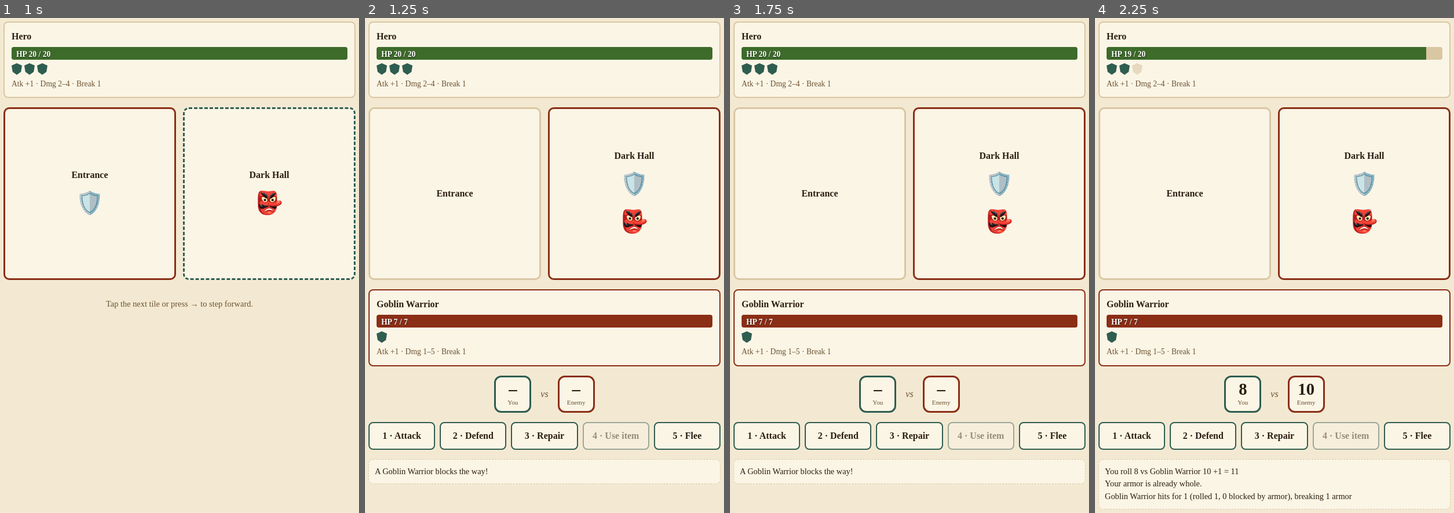
Above: before the commit, frames 1-4 (left to right).
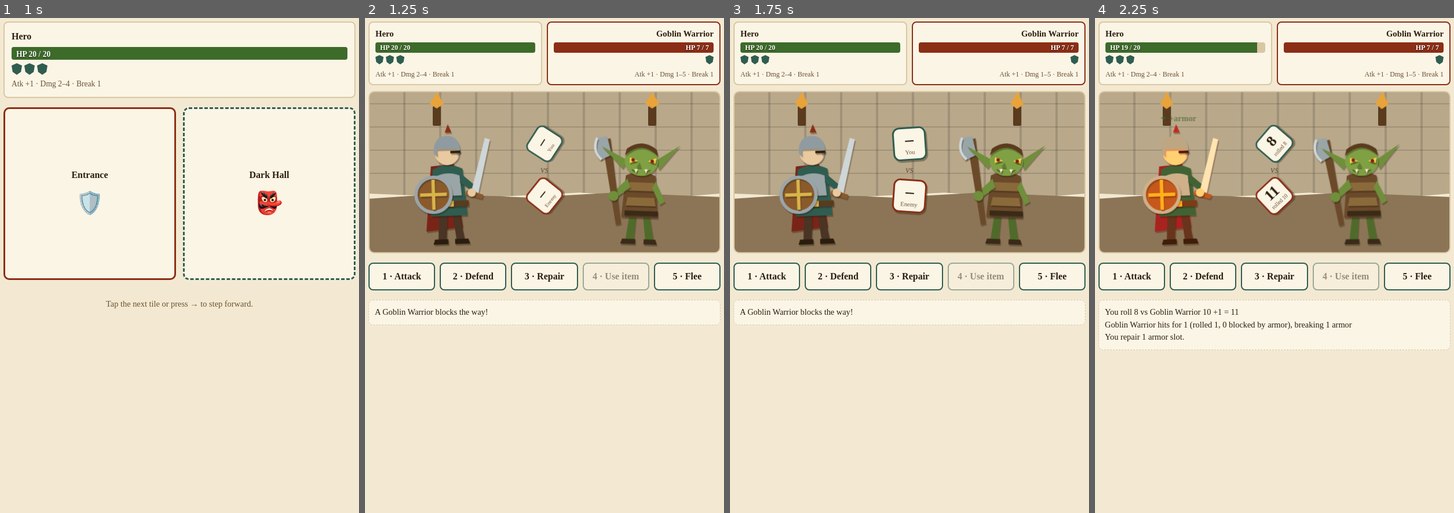
Above: after the commit, the same moments.

Repository: Wut-Lab/Dungeon-10
Game: browser game, page index.html
The game is run twice, just before and just after one commit, with the same random seed, the same clock (stepped at 60 frames per second) and the same inputs.
Inputs:
- Up to frame 1 (1 s): click "Tap to begin your quest" at 0.27 s
- Up to frame 2 (1.25 s): hold Right from 1.03 s (still down)
- Up to frame 3 (1.75 s): release Right at 1.53 s; hold Right from 1.58 s (still down)
- Up to frame 4 (2.25 s): keep holding Right; click "3 · Repair" at 2.02 s

Frame 1 is identical in both runs. In frame 2, 41% of the frame differs, in the area x 0-100%, y 0-95%; in frame 3, 41%; in frame 4, 42%, in the area x 0-100%, y 0-100%.

Commit message:
Combat screen with paper-cutout hero and Goblin Warrior; repair after the hit
Face-off layout: stat panels side by side, dungeon backdrop with torches,
both fighters drawn as layered paper shapes, dice between them.
Lunge, hurt and repair animations (off with reduced motion).
Repair now resolves at the end of the round so it always restores at
least 1 slot.

Co-Authored-By: Claude Opus 5.5 <noreply@anthropic.com>
Claude-Session: https://claude.ai/code/session_013BExePevm9JAB9t41chAoh

Diff:
--- /dev/null
+++ b/art.js
@@ -0,0 +1,48 @@
+// Paper-cutout character art. Each piece is a flat shape; CSS adds the paper shadow.
+// viewBox 0 0 120 160, standing on y=156. Hero faces right, enemies face left.
+const ART = {
+  hero: `<svg viewBox="0 0 120 160" class="paper" role="img" aria-label="The hero">
+  <path d="M38 62 L30 140 L74 136 L66 60 Z" fill="#7a2418"/>
+  <path d="M46 118 L44 152 L54 152 L56 118 Z" fill="#4a3424"/>
+  <path d="M62 118 L66 152 L76 152 L70 118 Z" fill="#4a3424"/>
+  <path d="M40 150 h16 v6 h-18 Z M64 150 h16 l2 6 h-18 Z" fill="#2b1d0e"/>
+  <path d="M40 66 Q58 56 76 66 L80 122 L36 122 Z" fill="#2f5d50"/>
+  <path d="M44 74 Q58 68 72 74 L74 98 L42 98 Z" fill="#9aa5a8"/>
+  <path d="M38 104 h44 v7 h-44 Z" fill="#5a3b1e"/><rect x="56" y="104" width="8" height="7" fill="#d9b44a"/>
+  <path d="M74 72 L92 88 L88 94 L72 82 Z" fill="#2f5d50"/>
+  <path d="M86 92 L104 30 L110 32 L94 96 Z" fill="#cfd6d8"/>
+  <path d="M80 92 L100 98 L98 103 L78 97 Z" fill="#8a5a2b"/>
+  <circle cx="86" cy="95" r="5" fill="#e8c9a0"/>
+  <circle cx="58" cy="46" r="15" fill="#e8c9a0"/>
+  <path d="M42 46 Q42 26 58 26 Q74 26 74 46 L70 50 L70 42 L46 42 L46 50 Z" fill="#8f9ba0"/>
+  <path d="M56 22 L60 12 L64 22 Z" fill="#8b2e16"/>
+  <path d="M62 44 h12 v3 h-12 Z" fill="#2b1d0e"/>
+  <circle cx="40" cy="96" r="21" fill="#8a5a2b"/>
+  <circle cx="40" cy="96" r="21" fill="none" stroke="#9aa5a8" stroke-width="4"/>
+  <path d="M40 78 L40 114 M24 96 L56 96" stroke="#d9b44a" stroke-width="4"/>
+  </svg>`,
+
+  goblinWarrior: `<svg viewBox="0 0 120 160" class="paper" role="img" aria-label="Goblin Warrior">
+  <path d="M50 120 L46 152 L56 152 L58 120 Z" fill="#4f6b2a"/>
+  <path d="M66 120 L70 152 L80 152 L74 120 Z" fill="#4f6b2a"/>
+  <path d="M42 150 h16 v6 h-18 Z M68 150 h14 l2 6 h-16 Z" fill="#3a2a18"/>
+  <path d="M44 74 Q62 64 80 74 L84 124 L40 124 Z" fill="#6b4a2a"/>
+  <path d="M48 82 L78 82 L80 92 L46 92 Z M47 100 L79 100 L81 110 L45 110 Z" fill="#8a6a3a"/>
+  <path d="M44 116 h40 v6 h-40 Z" fill="#3a2a18"/>
+  <path d="M46 78 L28 96 L32 102 L50 88 Z" fill="#6f8f3a"/>
+  <path d="M14 34 L24 30 L40 132 L34 134 Z" fill="#6b4a2a"/>
+  <path d="M8 30 Q2 46 14 56 L26 50 L20 28 Z" fill="#9aa5a8"/>
+  <path d="M8 30 Q2 46 14 56" fill="none" stroke="#cfd6d8" stroke-width="3"/>
+  <circle cx="30" cy="99" r="6" fill="#6f8f3a"/>
+  <path d="M80 80 L92 104 L86 108 L76 88 Z" fill="#6f8f3a"/>
+  <path d="M46 56 L14 40 L40 66 Z" fill="#6f8f3a"/>
+  <path d="M78 56 L108 36 L84 66 Z" fill="#6f8f3a"/>
+  <ellipse cx="62" cy="56" rx="20" ry="18" fill="#7fa043"/>
+  <path d="M42 50 Q62 30 82 50 L80 42 Q62 28 44 42 Z" fill="#5a3b1e"/>
+  <path d="M48 52 l10 4 -10 3 Z" fill="#f2d14a"/><circle cx="52" cy="55" r="2" fill="#8b1a10"/>
+  <path d="M70 56 l10 -4 -1 7 Z" fill="#f2d14a"/><circle cx="75" cy="56" r="2" fill="#8b1a10"/>
+  <path d="M50 66 Q62 74 74 66 L72 68 Q62 72 52 68 Z" fill="#2b1d0e"/>
+  <path d="M54 66 l2 5 2 -5 Z M66 66 l2 5 2 -5 Z" fill="#f3e9d2"/>
+  <path d="M60 58 l-4 6 h6 Z" fill="#5f7f2f"/>
+  </svg>`,
+};
--- a/data.js
+++ b/data.js
@@ -11,7 +11,7 @@
 
 // Enemies. abilities: 'hasty' = Hasty Attack (wins a tie where both drop to 0).
 const ENEMIES = {
-  goblinWarrior: { name: 'Goblin Warrior', icon: '👺', hp: 7, attack: 1, damage: [1, 5], armorBreak: 1, armor: 1, abilities: [] },
+  goblinWarrior: { name: 'Goblin Warrior', icon: '👺', art: 'goblinWarrior', hp: 7, attack: 1, damage: [1, 5], armorBreak: 1, armor: 1, abilities: [] },
 };
 
 // The test map: two tiles.
--- a/game.js
+++ b/game.js
@@ -23,6 +23,7 @@
   const t = TILES[state.pos];
   if (t.kind === 'fight' && !state.cleared.has(state.pos)) {
     state.foe = makeUnit(ENEMIES[t.enemy]);
+    state.lastRoll = null; state.fx = [];
     state.log = [`A ${state.foe.name} blocks the way!`];
   }
   render();
@@ -36,6 +37,7 @@
   def.hpNow -= dmg;
   const brk = Math.min(intact(def), Math.floor(att.armorBreak * breakMult));
   def.broken += brk;
+  state.fx.push({ att: att === state.hero ? 'hero' : 'foe', def: def === state.hero ? 'hero' : 'foe' });
   return `${att.name} hits for ${dmg} (rolled ${raw}, ${Math.max(0, raw - dmg)} blocked by armor)` + (brk ? `, breaking ${brk} armor` : '');
 }
 
@@ -43,18 +45,13 @@
   const h = state.hero, f = state.foe;
   if (!f || state.over) return;
   const log = [];
+  state.fx = [];
   const hd = d10(), fd = d10();
   // Attacking uses the attack bonus; other actions roll a plain d10.
   const hTotal = hd + (action === 'attack' || action === 'flee' ? h.attack : 0);
   const fTotal = fd + f.attack;
   state.lastRoll = { hd, ht: hTotal, fd, ft: fTotal };
   log.push(`You roll ${hd}${hTotal !== hd ? ` +${hTotal - hd} = ${hTotal}` : ''} vs ${f.name} ${fd} +${f.attack} = ${fTotal}`);
-
-  if (action === 'repair') {
-    const n = h.broken ? Math.max(1, Math.ceil(h.broken * h.repairRate)) : 0;
-    h.broken -= n;
-    log.push(n ? `You repair ${n} armor slot${n > 1 ? 's' : ''}.` : 'Your armor is already whole.');
-  }
 
   if (action === 'flee') {
     if (hTotal > fTotal) { log.push('You escape back the way you came!'); state.foe = null; state.pos--; state.log = log; return render(); }
@@ -76,6 +73,14 @@
     // defend / repair / item: hero doesn't strike. Enemy hits if it wins or ties.
     if (fTotal >= hTotal) log.push(hit(f, h, action === 'defend' ? 0.5 : 1));
     else log.push(action === 'defend' ? 'You hold your guard; the blow glances off.' : `${f.name} misses.`);
+  }
+
+  // Repair resolves at the end of the round, after the enemy's hit, so it always restores at least 1 slot.
+  if (action === 'repair' && h.hpNow > 0) {
+    const n = h.broken ? Math.max(1, Math.ceil(h.broken * h.repairRate)) : 0;
+    h.broken -= n;
+    log.push(n ? `You repair ${n} armor slot${n > 1 ? 's' : ''}.` : 'Your armor is already whole.');
+    if (n) state.fx.push({ repair: true });
   }
 
   state.log = log;
@@ -111,14 +116,36 @@
   el.querySelector('.stats').textContent = `Atk +${u.attack} · Dmg ${u.damage[0]}–${u.damage[1]} · Break ${u.armorBreak}`;
 }
 
+// Round animations: attacker lunges, defender shakes; repair glints.
+function playFx() {
+  const figs = { hero: $('#fig-hero'), foe: $('#fig-foe') };
+  for (const el of Object.values(figs)) el.classList.remove('lunge', 'hurt', 'mend');
+  void document.body.offsetWidth; // restart CSS animations
+  for (const fx of state.fx || []) {
+    if (fx.repair) figs.hero.classList.add('mend');
+    else { figs[fx.att].classList.add('lunge'); figs[fx.def].classList.add('hurt'); }
+  }
+  for (const d of ['#hd', '#fd']) { const el = $(d).parentElement; el.classList.remove('roll'); void el.offsetWidth; el.classList.add('roll'); }
+}
+
 function render() {
   unitHud(state.hero, $('#hero'));
   const f = state.foe;
-  $('#foe').hidden = !f;
-  if (f) unitHud(f, $('#foe'));
+  $('#arena').hidden = !f;
+  $('#board').hidden = !!f;
+  // In a fight the hero's panel sits beside the enemy's; otherwise above the board.
+  if (f) $('.plates').prepend($('#hero')); else $('#board').before($('#hero'));
+  if (f) {
+    unitHud(f, $('#foe'));
+    $('#fig-hero').innerHTML = ART.hero;
+    $('#fig-foe').innerHTML = ART[f.art] || '';
+    playFx();
+  }
   const r = state.lastRoll;
-  $('#dice').hidden = !f && !r;
-  if (r) { $('#hd').textContent = r.hd; $('#fd').textContent = r.fd; }
+  $('#hd').textContent = r ? r.ht : '–';
+  $('#fd').textContent = r ? r.ft : '–';
+  $('#hd-sub').textContent = r ? `rolled ${r.hd}` : 'You';
+  $('#fd-sub').textContent = r ? `rolled ${r.fd}` : 'Enemy';
   $('#actions').hidden = !f;
   $('#log').textContent = state.log.join('\n');
   $('.hint').hidden = !!f;
--- a/index.html
+++ b/index.html
@@ -21,11 +21,21 @@
       <div class="slots" aria-label="Armor slots"></div><div class="stats"></div>
     </div>
     <div id="board"></div>
-    <div id="foe" class="unit foe" hidden>
-      <div class="who"></div><div class="bar"><i class="fill"></i><span class="hpt"></span></div>
-      <div class="slots" aria-label="Enemy armor slots"></div><div class="stats"></div>
+    <div id="arena" hidden>
+      <div class="plates">
+      <div id="foe" class="unit foe">
+        <div class="who"></div><div class="bar"><i class="fill"></i><span class="hpt"></span></div>
+        <div class="slots" aria-label="Enemy armor slots"></div><div class="stats"></div>
+      </div>
+      </div>
+      <div class="stage">
+        <div class="wall"></div><div class="floor"></div>
+        <div class="torch l"></div><div class="torch r"></div>
+        <div id="fig-hero" class="fig hero"></div>
+        <div id="dice"><div class="die"><b id="hd">–</b><small id="hd-sub">You</small></div><span class="vs">vs</span><div class="die foe-die"><b id="fd">–</b><small id="fd-sub">Enemy</small></div></div>
+        <div id="fig-foe" class="fig foe-fig"></div>
+      </div>
     </div>
-    <div id="dice" hidden><div class="die"><b id="hd">–</b><small>You</small></div><span class="vs">vs</span><div class="die foe-die"><b id="fd">–</b><small>Enemy</small></div></div>
     <div id="actions" hidden>
       <button data-act="attack" data-key="1">1 · Attack</button>
       <button data-act="defend" data-key="2">2 · Defend</button>
@@ -44,6 +54,7 @@
   </section>
 </main>
 <script src="data.js"></script>
+<script src="art.js"></script>
 <script src="game.js"></script>
 </body>
 </html>
--- a/style.css
+++ b/style.css
@@ -33,3 +33,41 @@
 .tile.here{border-color:var(--accent)}.tile.next{border-style:dashed;border-color:var(--accent2);cursor:pointer}
 .tname{font-weight:700}.token{font-size:2.4rem}
 .hint{color:var(--mute);font-size:.9rem}
+
+/* ---- Combat screen: paper-cutout face-off ---- */
+#arena{width:100%;display:grid;gap:10px}#arena[hidden],#board[hidden]{display:none}
+.stage{position:relative;height:230px;border:2px solid var(--line);border-radius:10px;overflow:hidden;display:grid;grid-template-columns:1fr auto 1fr;align-items:end;padding:0 4px 8px}
+.wall{position:absolute;inset:0 0 34% 0;background:
+ linear-gradient(#0000 47%,#0002 47% 53%,#0000 53%) 0 0/100% 40px,
+ repeating-linear-gradient(90deg,#0000 0 58px,#0002 58px 62px) 0 0/100% 40px,
+ #b9a88a;clip-path:polygon(0 0,100% 0,100% 96%,85% 100%,60% 95%,30% 100%,0 96%)}
+.floor{position:absolute;inset:auto 0 0 0;height:38%;background:#8c7556;clip-path:polygon(0 12%,20% 4%,45% 10%,70% 2%,100% 9%,100% 100%,0 100%)}
+.torch{position:absolute;top:24px;width:14px;height:34px;background:#5a3b1e;border-radius:2px}
+.torch::before{content:"";position:absolute;left:-6px;top:-24px;width:26px;height:28px;background:#e8a33a;clip-path:polygon(50% 0,80% 45%,100% 70%,50% 100%,0 70%,20% 45%);animation:flick 1.2s infinite alternate;filter:drop-shadow(0 0 8px #f5b54a)}
+.torch.l{left:18%}.torch.r{right:18%}
+@keyframes flick{to{transform:scale(.88,1.08) rotate(3deg)}}
+.fig{position:relative;z-index:1;height:180px;display:flex;justify-content:center}
+.fig svg{height:100%;width:auto;overflow:visible}
+.paper>*{filter:drop-shadow(1.5px 2.5px 0 rgba(43,29,14,.35))}
+.fig.hero svg{transform:rotate(-2deg)}.fig.foe-fig svg{transform:rotate(2deg)}
+.fig.lunge.hero{animation:lungeR .45s ease-out}.fig.lunge.foe-fig{animation:lungeL .45s ease-out}
+.fig.hurt{animation:hurt .5s ease-out .2s}
+.fig.mend::after{content:"✦ +armor";position:absolute;top:0;left:50%;transform:translateX(-50%);font:700 .9rem Georgia,serif;color:var(--accent2);animation:rise 1s ease-out forwards}
+@keyframes lungeR{40%{transform:translateX(22px) rotate(4deg)}}
+@keyframes lungeL{40%{transform:translateX(-22px) rotate(-4deg)}}
+@keyframes hurt{20%,60%{transform:translateX(-6px);filter:sepia(1) saturate(4) hue-rotate(-30deg)}40%,80%{transform:translateX(6px)}}
+@keyframes rise{from{opacity:1;top:10px}to{opacity:0;top:-20px}}
+#dice{position:relative;z-index:1;align-self:center;flex-direction:column;gap:4px}
+.die{width:58px;height:58px;transform:rotate(-4deg);box-shadow:2px 3px 0 rgba(43,29,14,.35)}
+.foe-die{transform:rotate(4deg)}
+.die small{font-size:.65rem}
+.die.roll{animation:tumble .4s ease-out}
+@keyframes tumble{from{transform:rotate(-200deg) scale(.6)}}
+@media (prefers-reduced-motion:reduce){.fig,.die,.torch::before,.fig::after{animation:none!important}}
+@media (min-width:520px){.stage{height:280px}.fig{height:230px}}
+.plates{display:grid;grid-template-columns:1fr 1fr;gap:8px}
+.plates .unit{padding:8px 10px;gap:4px}.plates .who{font-size:.92rem}
+.plates .bar{height:18px}.plates .bar span{font-size:.75rem}
+.plates .slot{width:14px;height:16px}.plates .stats{font-size:.75rem}
+.plates #foe{text-align:right}.plates #foe .slots{justify-content:flex-end}
+.plates .bar span{display:block;padding:0 8px}
